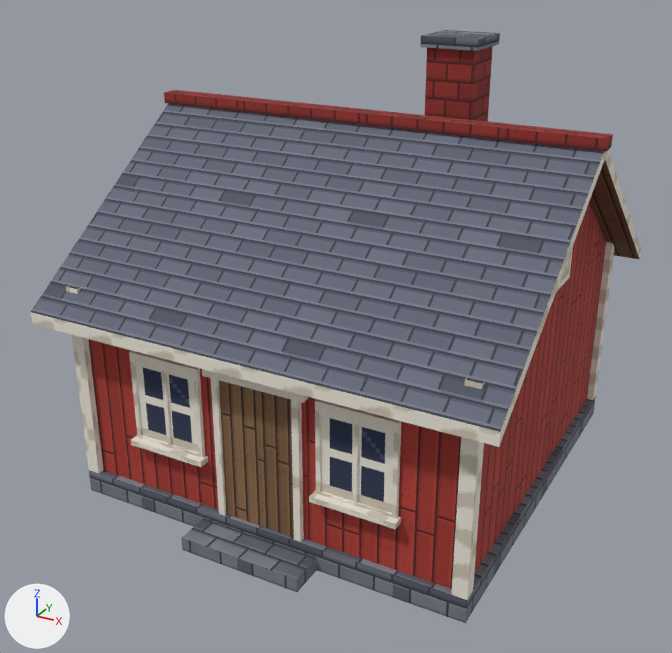
A saved change to the glTF model godot/assets/blender/cottage_0.glb.
Camera for both pictures: a camera (50 mm lens) standing at (5.89, -11.52, 7.81) and looking at (-0.14, -0.56, 2.33). The lights are fixed; the arrows at lower left show +X, +Y and +Z. The first picture is the older version. Vertices at exactly the same position are counted once.

Script lines for the objects in view, before the commit:
```python
me_cottage_1 = bpy.data.meshes.new('cottage_1')
me_cottage_1.from_pydata(...)  # 350 vertices, 484 faces; spans x -3.36..3.36, y -3.47..3.33, z 0.0..6.33
# faces by material slot: [30, 10, 394, 4, 4, 20, 10, 12]
me_cottage_1.materials.append(mat_pw_stone)  # picture img_pw_stone
me_cottage_1.materials.append(mat_pw_wall_red)  # picture img_pw_wall_red
me_cottage_1.materials.append(mat_pw_trim)  # picture img_pw_trim
me_cottage_1.materials.append(mat_pw_roof_grey)  # picture img_pw_roof_grey
me_cottage_1.materials.append(mat_pw_wall_wood)  # picture img_pw_wall_wood
me_cottage_1.materials.append(mat_pw_brick)  # picture img_pw_brick
me_cottage_1.materials.append(mat_pw_door)  # picture img_pw_door
me_cottage_1.materials.append(mat_pw_glass)  # picture img_pw_glass
ob_cottage_1 = bpy.data.objects.new('cottage_1', me_cottage_1)
ob_cottage_1.location = (0.0, 0.0, 0.0)
```
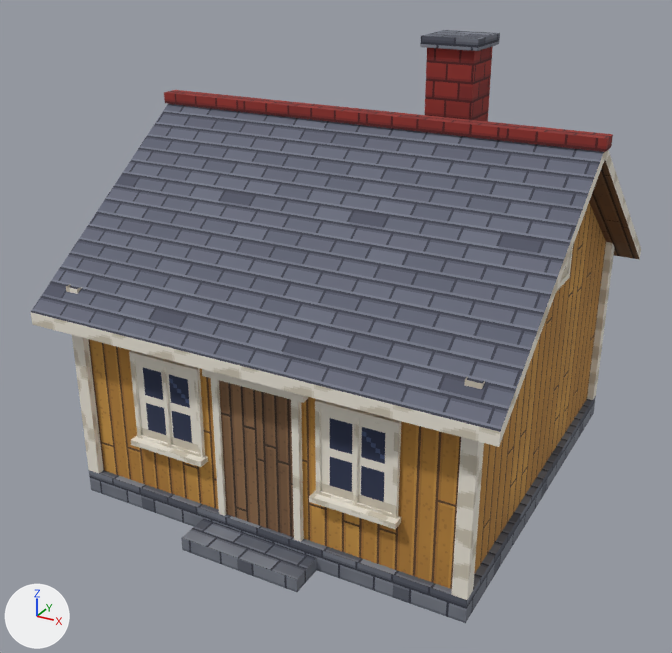
What differs and where, as boxes (x1, y1, x2, y2) in the pictures (672 x 653 px):
part 1 of me_cottage_1, recoloured (red to brown): (88, 203, 606, 589) in both

What the commit changed:
Picture 'pw_wall_ochre' (img_pw_wall_ochre) is new.
Material 'pw_wall_ochre' (mat_pw_wall_ochre) is new.
Its texture is img_pw_wall_ochre.
Its roughness is 0.9.
me_cottage_1 has 350 vertices, 484 faces and spans x -3.36..3.36, y -3.47..3.33, z 0.0..6.33.
me_cottage_1 is used by ob_cottage_1; location (0.0, 0.0, 0.0).
me_cottage_1 part 1: all 10 faces that had it switch from mat_pw_wall_red (picture img_pw_wall_red) to mat_pw_wall_ochre (picture img_pw_wall_ochre).
